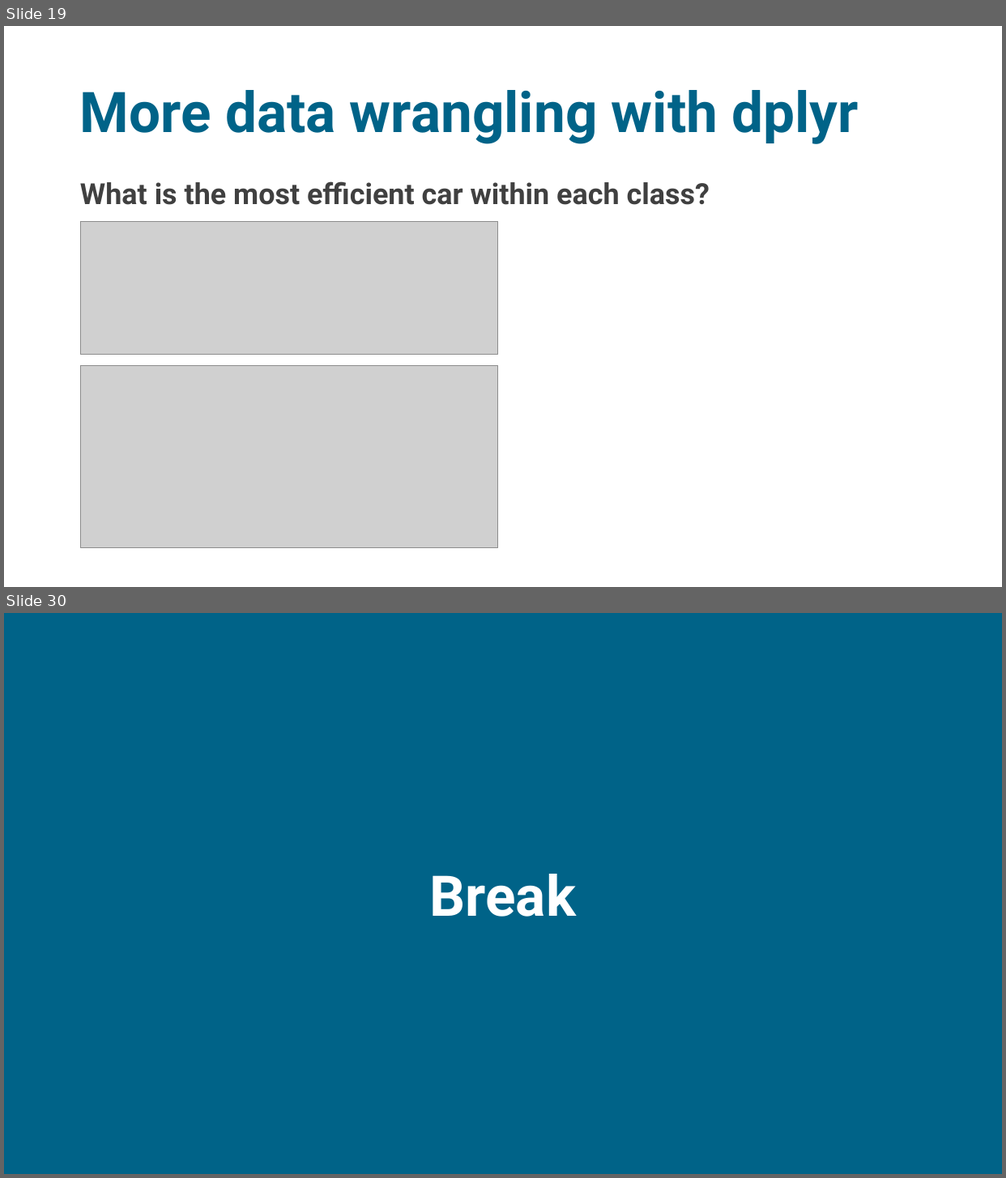
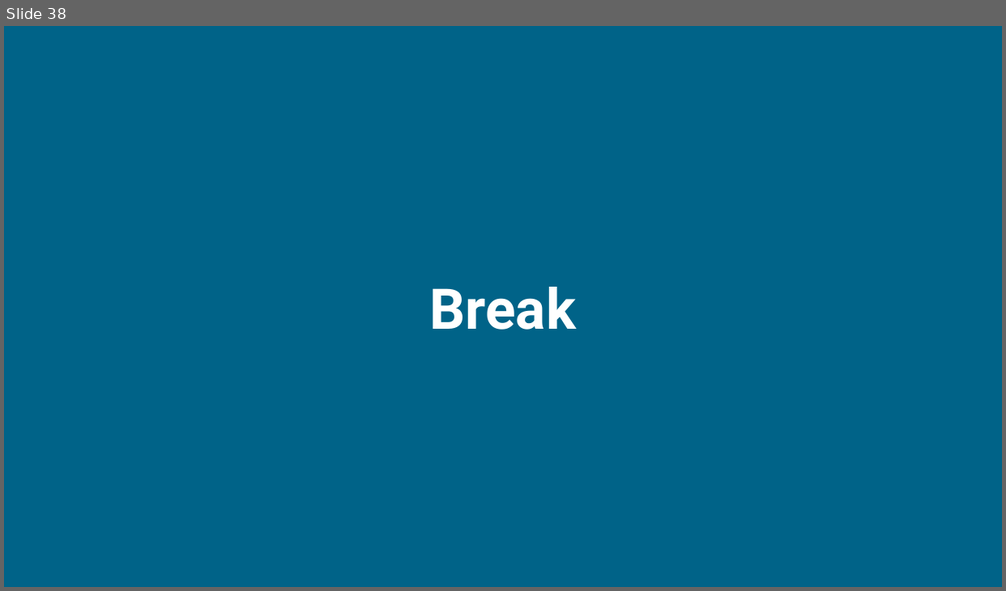
Before and after one commit to sodascience/workshop_causal_impact_assessment, a slide deck: lectures/01_introduction/intro_2.pptx. Shown one above the other, each under a label of ours: slides 19 and 30 before the commit, slide 38 after it; the slides between them are not shown. The pictures are 1006x1178 and 1006x591 pixels, drawn with LibreOffice and Linux fonts; fonts in the diff are those of the drawing; grey boxes stand for pictures. Boxes give left, top, right and bottom in pixels: in the first picture for what was removed or moved away, otherwise in the second. Text is boxed around its words. In the diff, an @@ line names an element or a change of style, - is before the commit and + after.

```diff
--- a/lectures/01_introduction/intro_2.pptx
+++ b/lectures/01_introduction/intro_2.pptx
@@ slide 19 removed at (4, 26, 1002, 587), background #FFFFFF @@
@@ title removed at (80, 90, 859, 144) @@
-More data wrangling with dplyr
@@ text removed at (80, 182, 710, 205) @@
-What is the most efficient car within each class?
@@ picture removed at (81, 221, 498, 355) @@
@@ picture removed at (81, 366, 498, 548) @@
@@ what was slide 30 is now slide 38 @@
```
Also in this commit, not shown: 1 slide changed, 36 slides added, 27 other slides removed, 6 other files.
